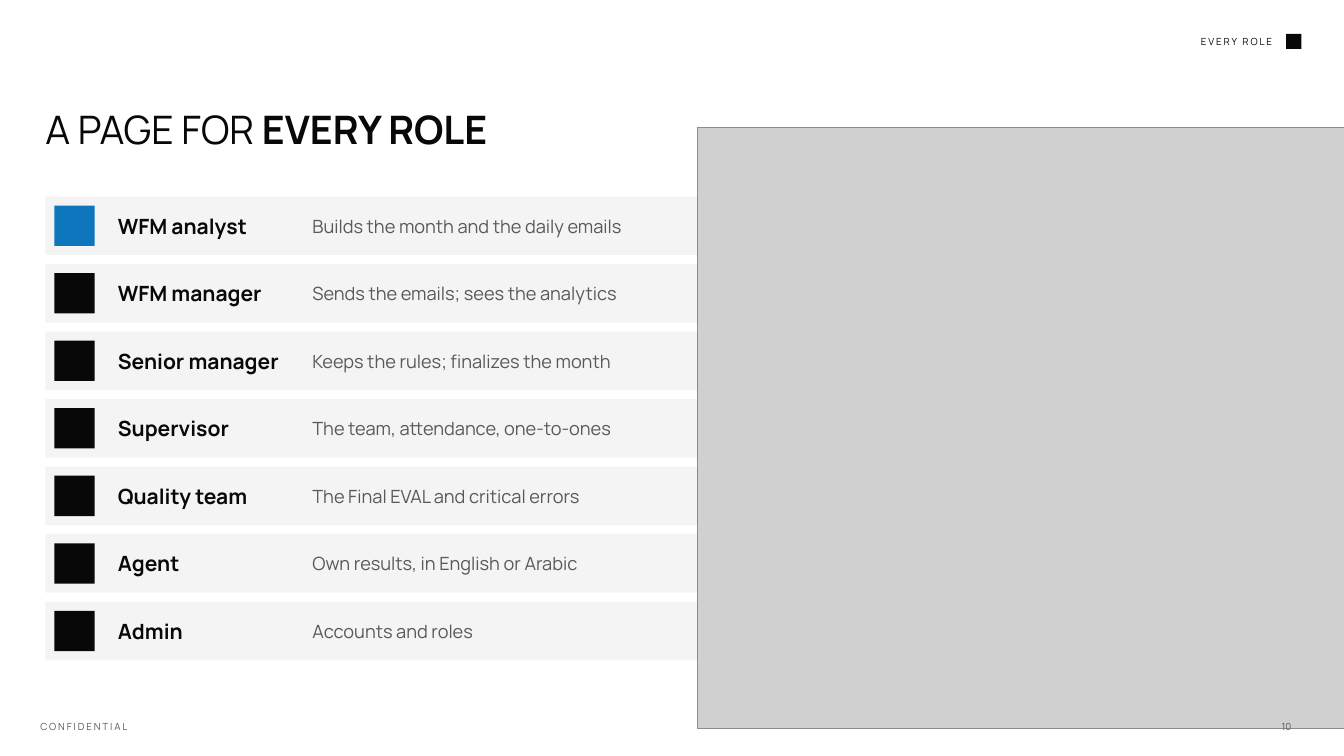
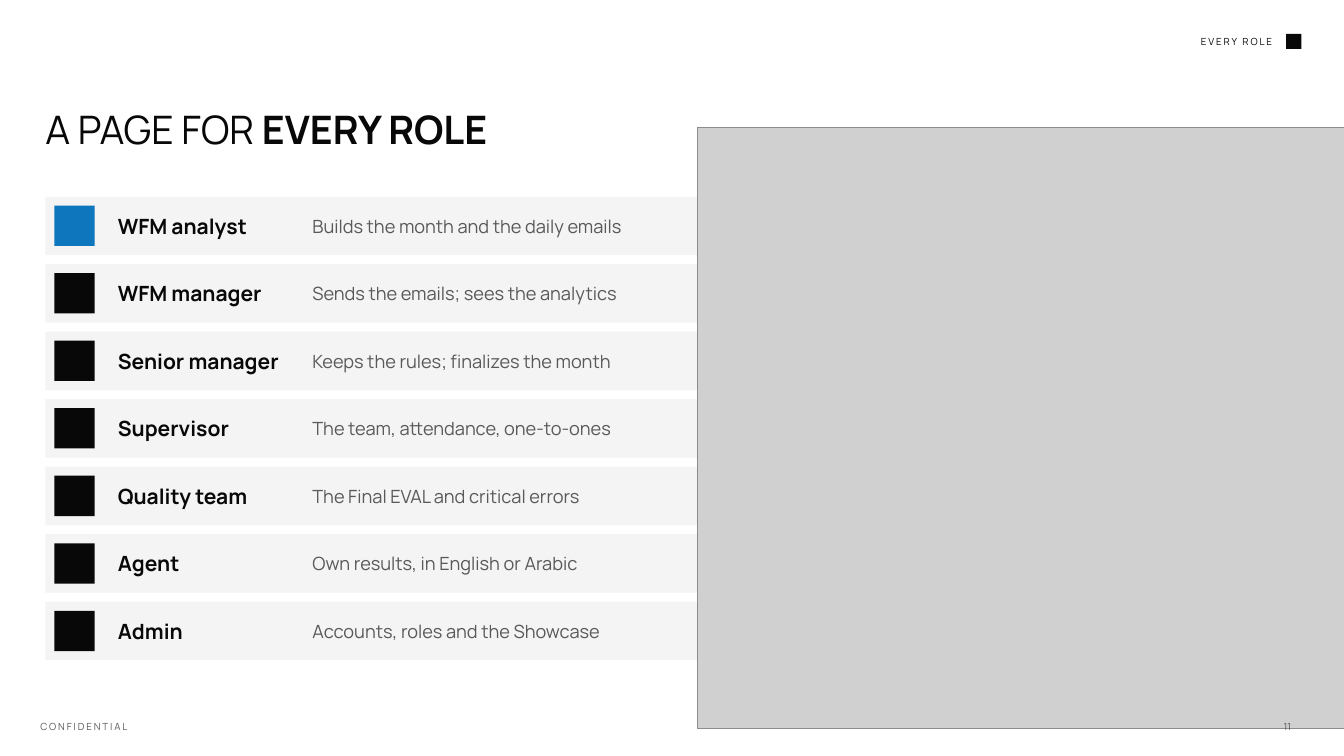
Before and after one commit to Wizdeed1/s, a slide deck: slide 11 of final/MC Monthly Report Builder - Overview.pptx (slide 10 before the commit). Drawn at 1344x756 pixels with LibreOffice and Linux fonts; fonts in the diff are those of the drawing; grey boxes stand for pictures; background and template pictures are left out. Boxes give left, top, right and bottom in pixels: in the first picture for what was removed or moved away, otherwise in the second. Text is boxed around its words. In the diff, an @@ line names an element or a change of style, - is before the commit and + after.

```diff
--- a/final/MC Monthly Report Builder - Overview.pptx
+++ b/final/MC Monthly Report Builder - Overview.pptx
@@ text at <box>312,624,600,640</box>: text changed @@
-Accounts and roles
+Accounts, roles and the Showcase
@@ page number at <box>1284,723,1292,733</box>: text changed @@
-10
+11
```
Also in this commit, not shown: 12 other slides changed, 3 slides added, 1 slide removed, 4 other files.
